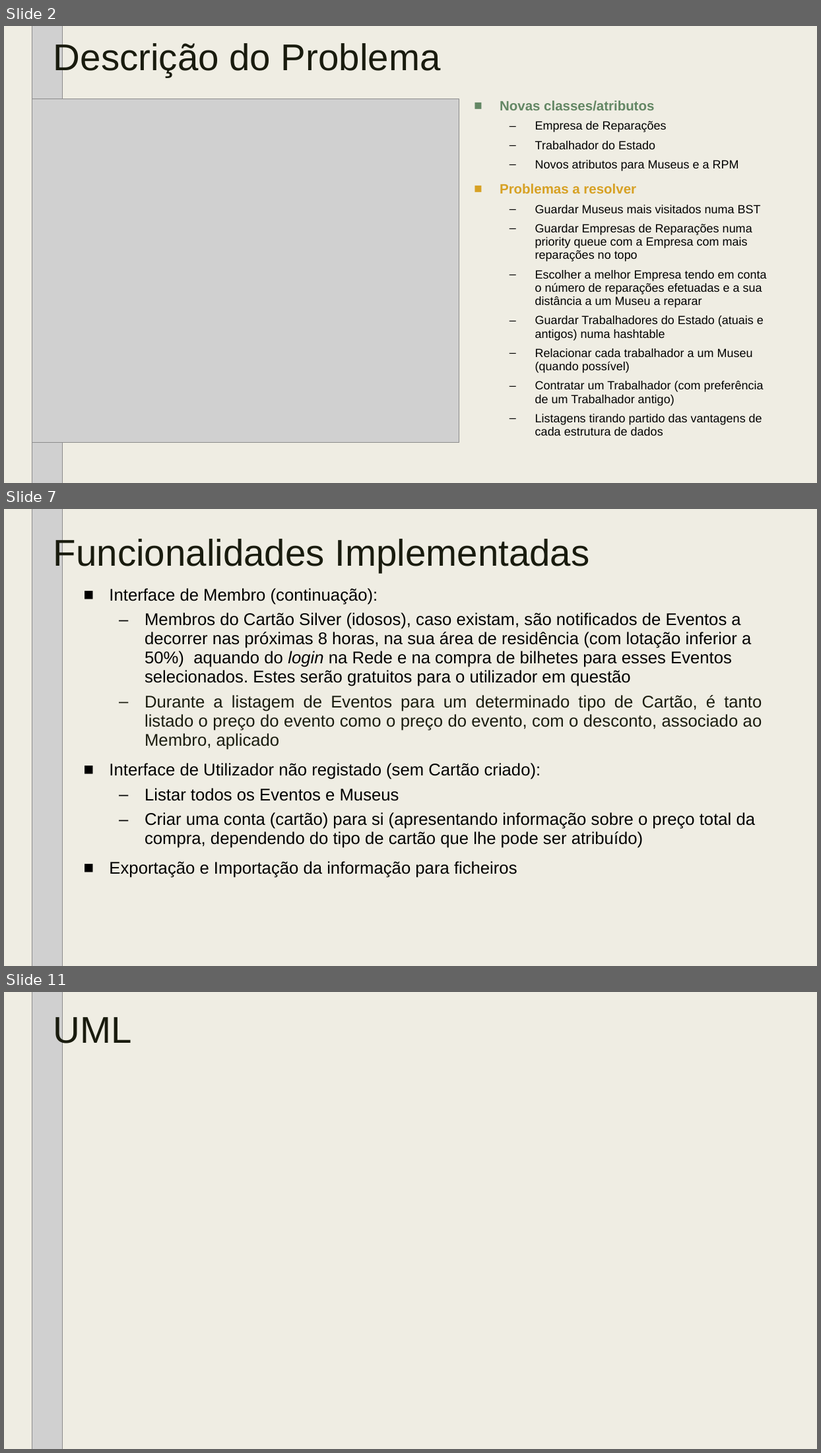
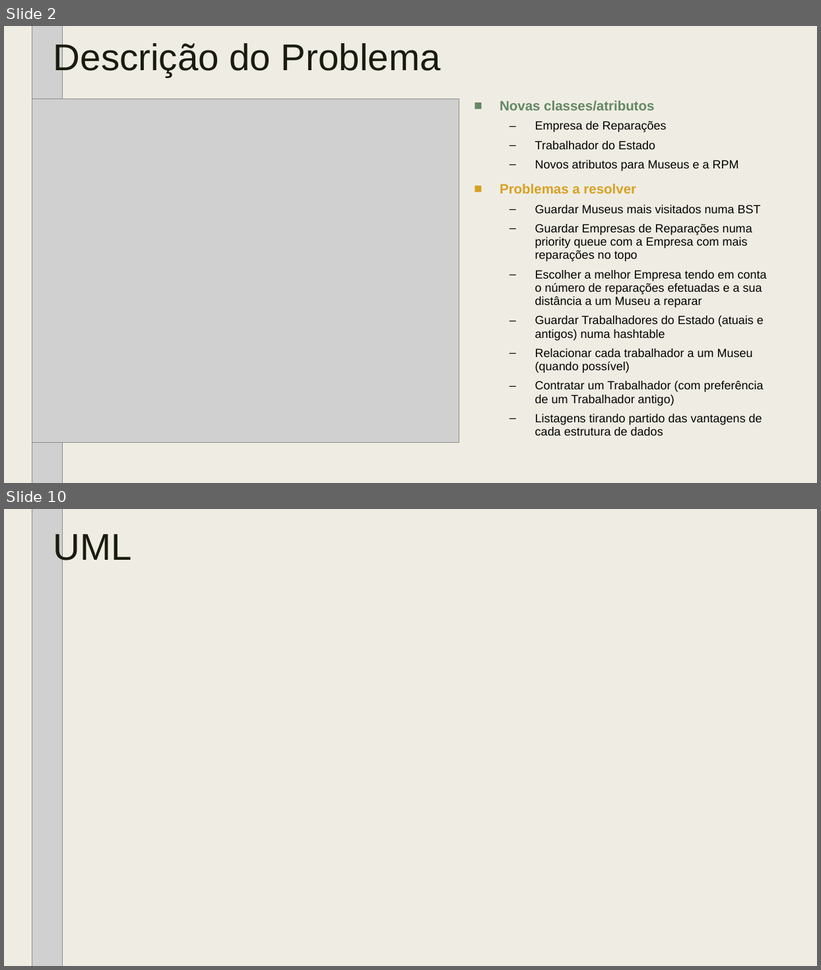
Before and after one commit to tiagodusilva/FEUP-AEDA-Proj1, a slide deck: AEDA_-_Cartao_Museus_de_Portugal_parte_2.pptx. Shown one above the other, each under a label of ours: slides 2, 7 and 11 before the commit, slides 2 and 10 after it; the slides between them are not shown. The pictures are 821x1453 and 821x970 pixels, drawn with LibreOffice and Linux fonts; fonts in the diff are those of the drawing; grey boxes stand for pictures; background and template pictures are left out. Boxes give left, top, right and bottom in pixels: in the first picture for what was removed or moved away, otherwise in the second. Text is boxed around its words. In the diff, an @@ line names an element or a change of style, - is before the commit and + after.

```diff
--- a/AEDA_-_Cartao_Museus_de_Portugal_parte_2.pptx
+++ b/AEDA_-_Cartao_Museus_de_Portugal_parte_2.pptx
@@ slide 7 removed at (4,509,817,966), background #EFEDE3 @@
@@ picture removed at (32,509,62,966) @@
@@ title removed at (54,536,590,572) @@
-Funcionalidades Implementadas
@@ text removed at (109,588,762,878) @@
-■ Interface de Membro (continuação):
-  – Membros do Cartão Silver (idosos), caso existam, são notificados de Eventos a decorrer nas próximas 8 horas, na sua área de residência (com lotação inferior a 50%) aquando do login na Rede e na compra de bilhetes para esses Eventos selecionados. Estes serão gratuitos para o utilizador em questão
-  – Durante a listagem de Eventos para um determinado tipo de Cartão, é tanto listado o preço do evento como o preço do evento, com o desconto, associado ao Membro, aplicado
-■ Interface de Utilizador não registado (sem Cartão criado):
-  – Listar todos os Eventos e Museus
-  – Criar uma conta (cartão) para si (apresentando informação sobre o preço total da compra, dependendo do tipo de cartão que lhe pode ser atribuído)
-■ Exportação e Importação da informação para ficheiros
@@ what was slide 11 is now slide 10 @@
```
Also in this commit, not shown: 4 slides changed, 3 slides added, 3 other slides removed.
